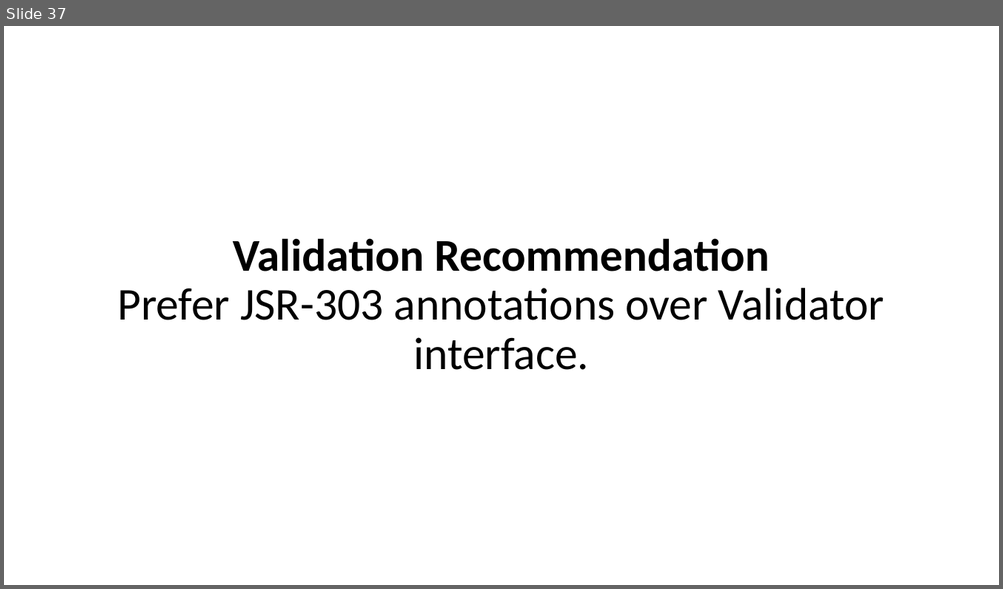
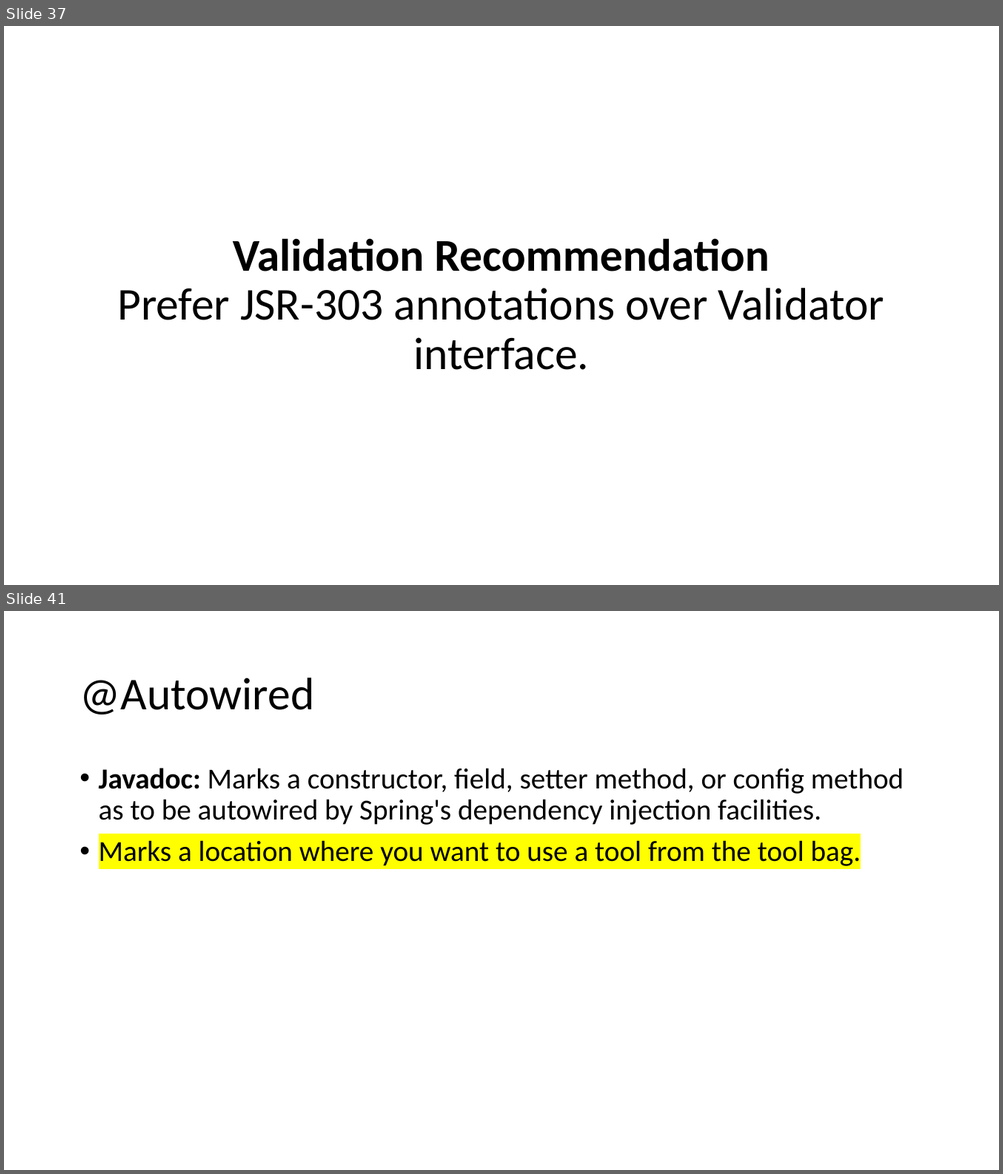
Before and after one commit to ryl/cybr406-2020, a slide deck: files/spring-boot-basics.pptx. Shown one above the other, each under a label of ours: slide 37 before the commit, slides 37 and 41 after it; the slides between them are not shown. The pictures are 1003x589 and 1003x1174 pixels, drawn with LibreOffice and Linux fonts; fonts in the diff are those of the drawing. Boxes give left, top, right and bottom in pixels: in the first picture for what was removed or moved away, otherwise in the second. Text is boxed around its words. In the diff, an @@ line names an element or a change of style, - is before the commit and + after.

```diff
--- a/files/spring-boot-basics.pptx
+++ b/files/spring-boot-basics.pptx
@@ slide 41 added at box(4, 611, 999, 1170), background #FFFFFF @@
@@ title added at box(79, 678, 314, 715), 44 pt, text #000000 @@
+@Autowired
@@ text added at box(99, 768, 903, 869), 28 pt, text #000000 @@
+• Javadoc: Marks a constructor, field, setter method, or config method as to be autowired by Spring's dependency injection facilities.
+• Marks a location where you want to use a tool from the tool bag.
```
Also in this commit, not shown: 7 other slides added, 1 other file.
